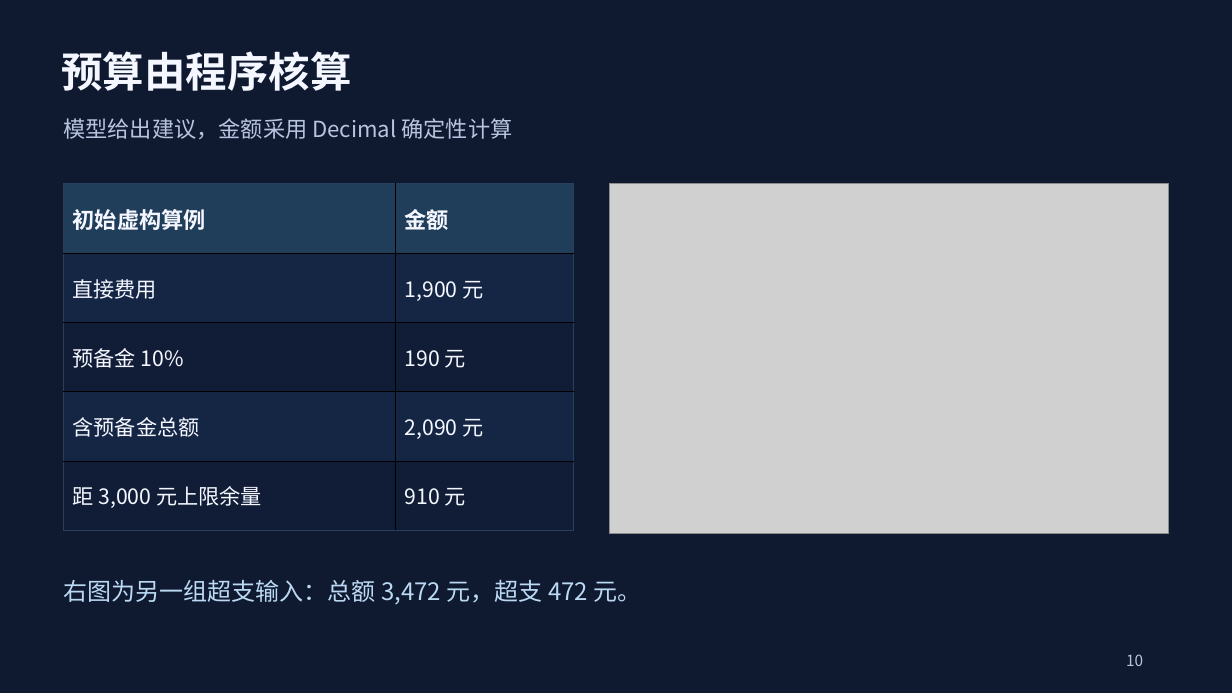
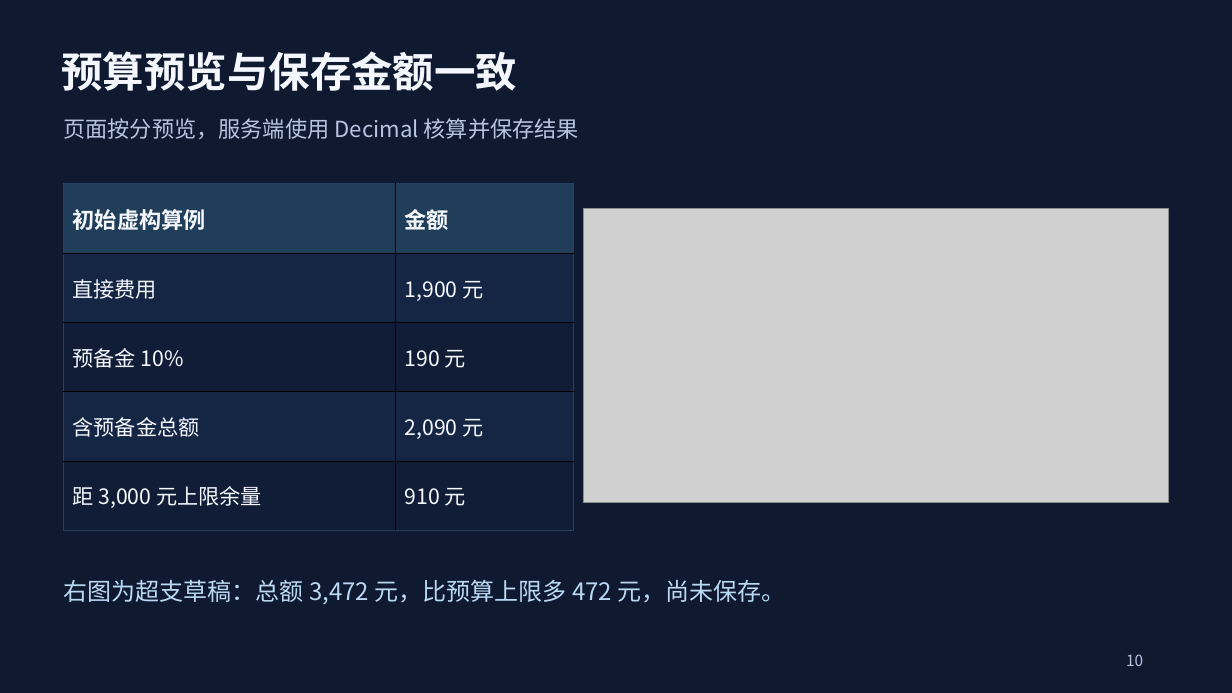
Before and after one commit to Melon1234123/huiwu-zhice, a slide deck: slide 10 of PPT/组员1-组员2-组员3-PPT.pptx. Drawn at 1232x693 pixels with LibreOffice and Linux fonts; fonts in the diff are those of the drawing; grey boxes stand for pictures. Boxes give left, top, right and bottom in pixels: in the first picture for what was removed or moved away, otherwise in the second. Text is boxed around its words. In the diff, an @@ line names an element or a change of style, - is before the commit and + after.

```diff
--- a/PPT/组员1-组员2-组员3-PPT.pptx
+++ b/PPT/组员1-组员2-组员3-PPT.pptx
@@ text at (x1=62, y1=51, x2=518, y2=91): text changed @@
-预算由程序核算
+预算预览与保存金额一致
@@ text at (x1=63, y1=118, x2=579, y2=139): text changed @@
-模型给出建议，金额采用 Decimal 确定性计算
+页面按分预览，服务端使用 Decimal 核算并保存结果
@@ picture resized from (x1=609, y1=184, x2=1168, y2=533) to (x1=583, y1=209, x2=1168, y2=503) @@
@@ text at (x1=63, y1=580, x2=785, y2=604): text changed @@
-右图为另一组超支输入：总额 3,472 元，超支 472 元。
+右图为超支草稿：总额 3,472 元，比预算上限多 472 元，尚未保存。
```
Also in this commit, not shown: 8 other slides changed, 1 slide added, 1 slide removed, 52 other files.
